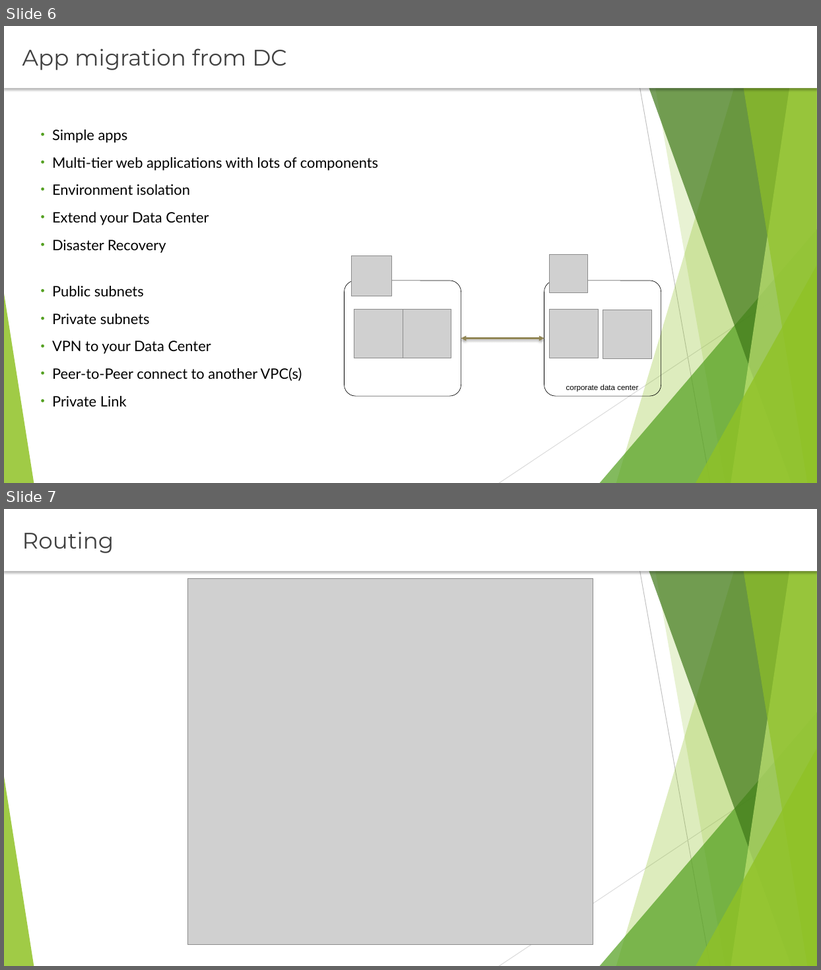
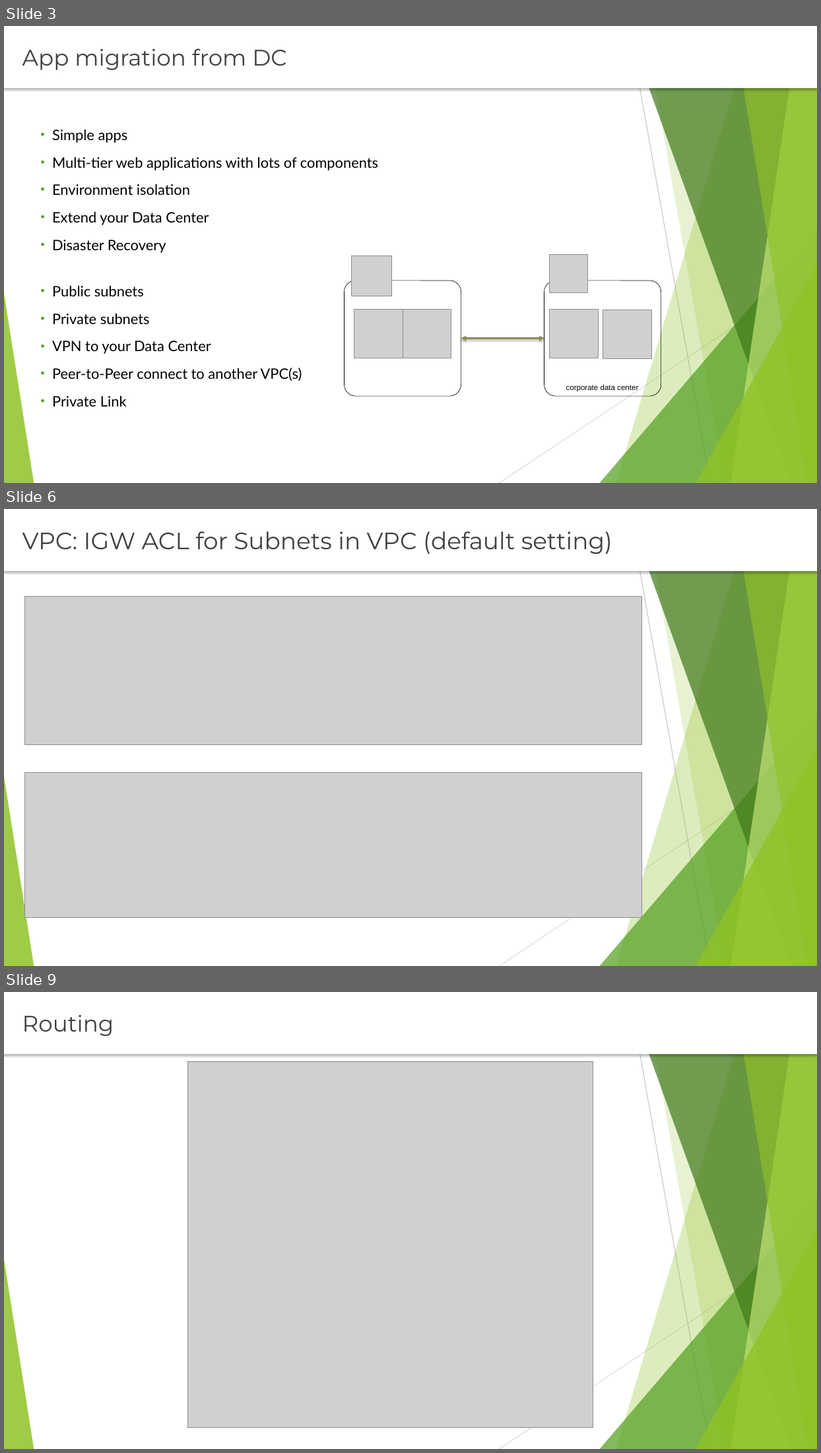
Before and after one commit to rusergei2010/AWSCourse2019, a slide deck: Lecture_5_VPC/vpc.pptx. Shown one above the other, each under a label of ours: slides 6 and 7 before the commit, slides 3, 6 and 9 after it; the slides between them are not shown. The pictures are 821x970 and 821x1453 pixels, drawn with LibreOffice and Linux fonts; fonts in the diff are those of the drawing; grey boxes stand for pictures. Boxes give left, top, right and bottom in pixels: in the first picture for what was removed or moved away, otherwise in the second. Text is boxed around its words. In the diff, an @@ line names an element or a change of style, - is before the commit and + after.

```diff
--- a/Lecture_5_VPC/vpc.pptx
+++ b/Lecture_5_VPC/vpc.pptx
@@ slide 6 added at (4, 509, 817, 966), background #FFFFFF; not listed: 10 template elements that a slide beside it also shows @@
@@ text added at (4, 509, 817, 571), fill #FFFFFF, 28 pt, text #404040 @@
+VPC: IGW ACL for Subnets in VPC (default setting)
@@ picture added at (25, 597, 643, 745) @@
@@ picture added at (25, 772, 643, 918) @@
@@ what was slide 6 is now slide 3 @@
@@ what was slide 7 is now slide 9 @@
```
Also in this commit, not shown: 5 slides changed, 3 other slides added, 14 other files.
